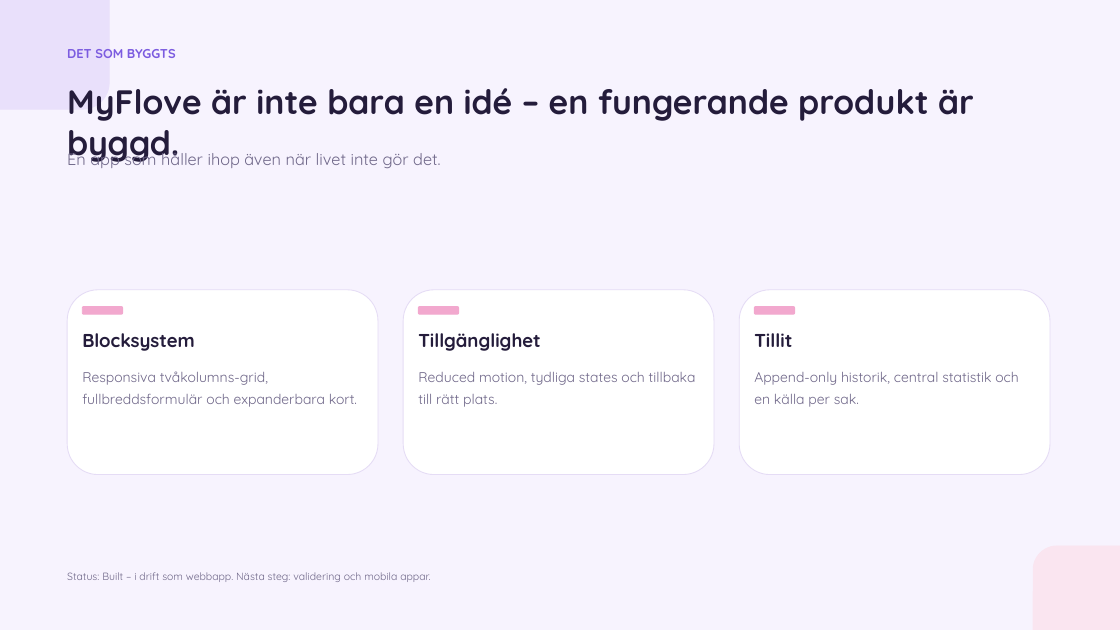
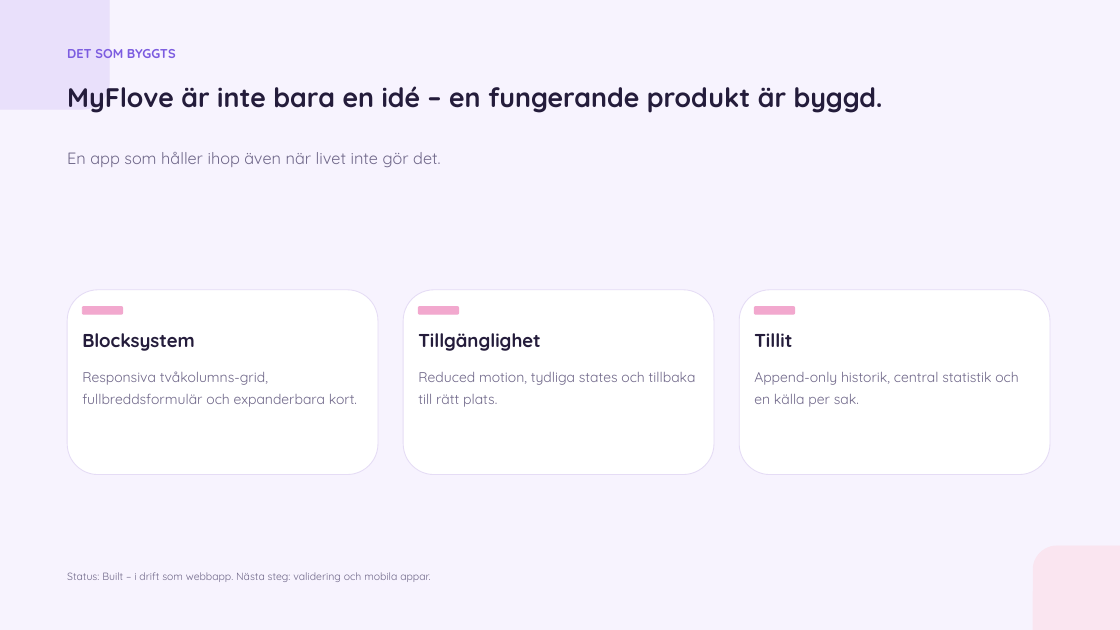
Before and after one commit to camillabaksi/myflove-926d3d31, a slide deck: slide 9 of public/pitch/MyFlove_Pitchdeck_4.0.pptx. Drawn at 1120x630 pixels with LibreOffice and Linux fonts; fonts in the diff are those of the drawing. Boxes give left, top, right and bottom in pixels: in the first picture for what was removed or moved away, otherwise in the second. Text is boxed around its words. In the diff, an @@ line names an element or a change of style, - is before the commit and + after.

```diff
--- a/public/pitch/MyFlove_Pitchdeck_4.0.pptx
+++ b/public/pitch/MyFlove_Pitchdeck_4.0.pptx
@@ text "MyFlove är inte bara en ..." at box(67, 86, 883, 113): size 29 to 23 pt @@
@@ text "En app som håller ihop ..." rewrapped from box(67, 148, 440, 168) to box(67, 152, 440, 167) @@
```
Also in this commit, not shown: 2 other slides changed, 5 other files.
